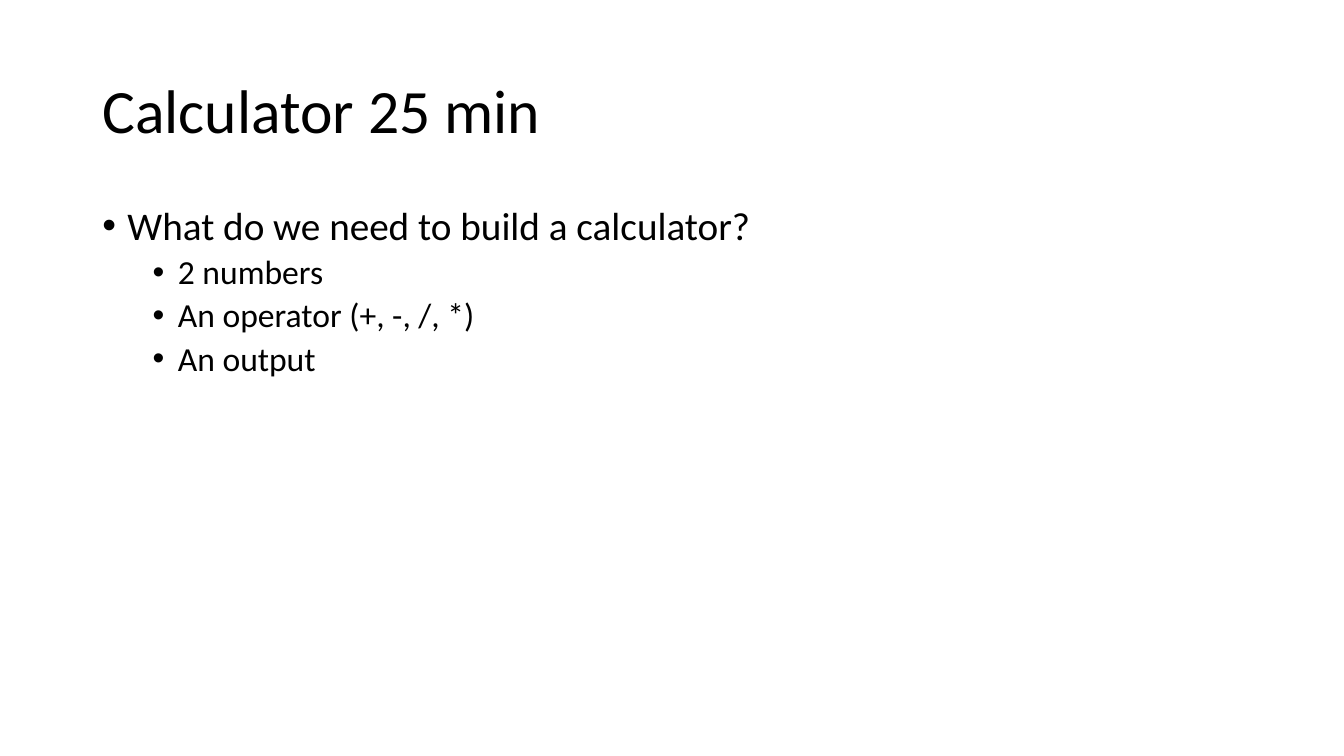
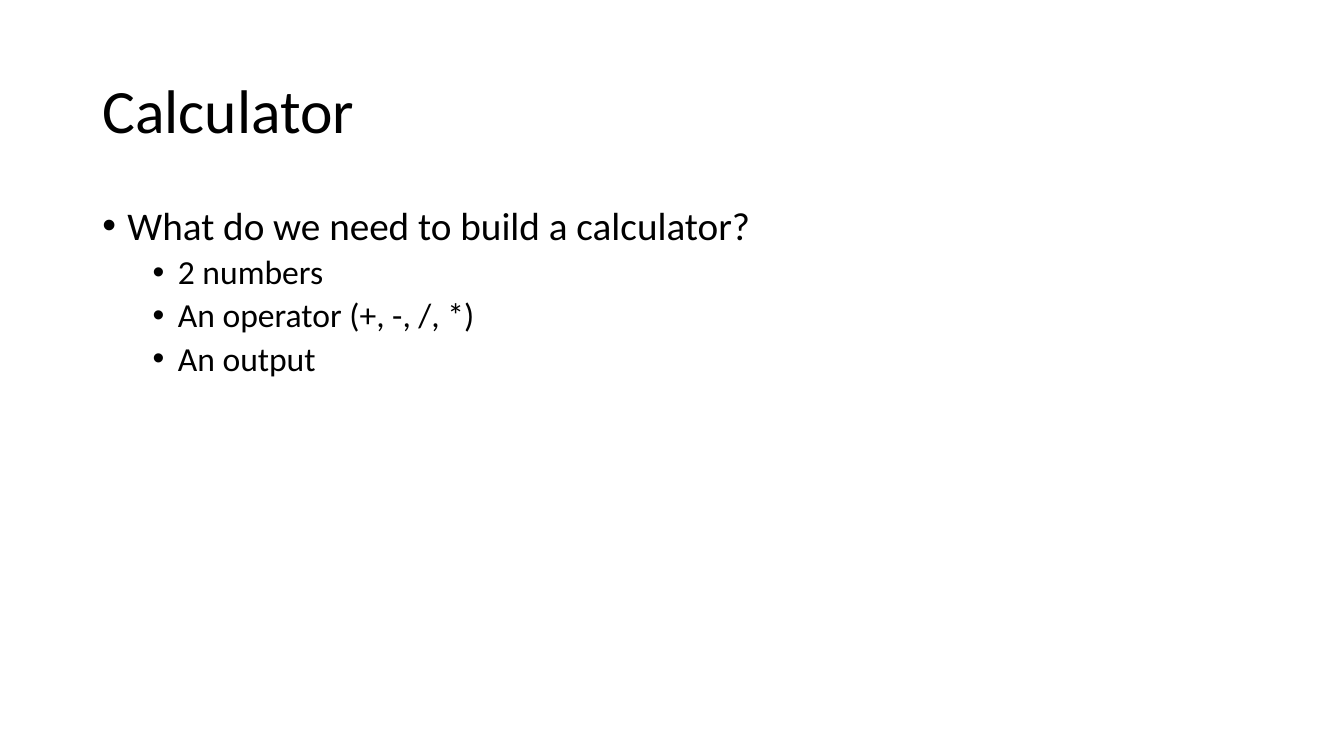
Before and after one commit to JoZonneveld/TCR-python-lessons, a slide deck: slide 22 of Lessons/Jaar 2/Lesson 1/Lesson 1.pptx. Drawn at 1344x756 pixels with LibreOffice and Linux fonts; fonts in the diff are those of the drawing; background and template pictures are left out. Boxes give left, top, right and bottom in pixels: in the first picture for what was removed or moved away, otherwise in the second. Text is boxed around its words. In the diff, an @@ line names an element or a change of style, - is before the commit and + after.

```diff
--- a/Lessons/Jaar 2/Lesson 1/Lesson 1.pptx
+++ b/Lessons/Jaar 2/Lesson 1/Lesson 1.pptx
@@ title at (102,90,354,134): text changed @@
-Calculator 25 min
+Calculator
```
Also in this commit, not shown: 1 other slide changed, 6 other files.
